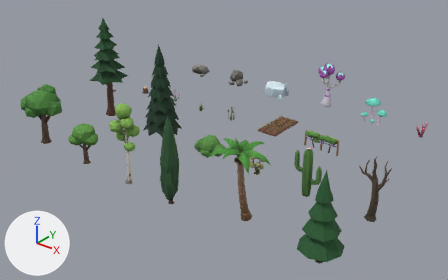
The Blender file assets/blender/kit/plants.blend, before and after one commit.
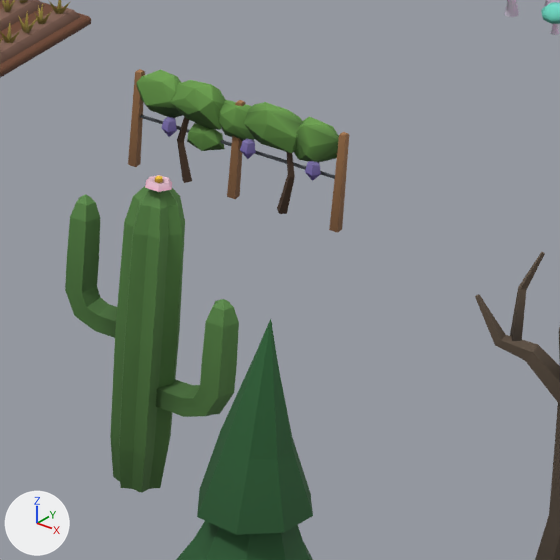
The first picture shows the older version from a 50 mm camera at (18.3, -11.12, 9.77) aimed at (6.19, 4.03, 0.38). The close-ups show the older and then the newer version on the part from 63% to 83% of the width and 43% to 74% of the height of that picture. Only the edits that show in the close-ups are written down. Lighting does not change. The marker at lower left points along +X, +Y and +Z.

Names of what the first close-up shows: 'bio-shroom', 'cactus', 'crop', 'dead-tree', 'pine', 'vine'.
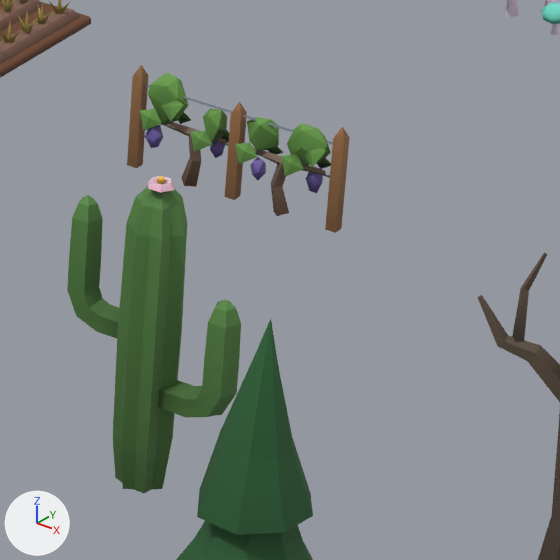
Changed parts and their boxes (x1, y1, x2, y2) in the close-ups (560 x 560 px):
'cactus', moved: before (65, 175, 239, 493); after (67, 176, 241, 494)
'vine', reshaped, moved: before (128, 69, 349, 233); after (127, 65, 350, 233)
'dead-tree', moved: before (475, 252, 560, 560); after (478, 253, 560, 560)
part 1 of me_vine, rebuilt: before (128, 92, 140, 167); after (127, 77, 142, 162)
part 2 of me_vine, rebuilt (14% wider): before (128, 72, 141, 160); after (127, 84, 142, 168)
part 3 of me_vine, rebuilt: before (136, 101, 143, 167); after (137, 76, 148, 162)
part 4 of me_vine, rebuilt (20% wider): before (136, 72, 145, 158); after (137, 83, 148, 168)
part 5 of me_vine, rebuilt: before (227, 138, 239, 199); after (225, 114, 241, 192)
part 6 of me_vine, rebuilt (6% wider, 9% shorter): before (227, 103, 242, 193); after (225, 118, 241, 200)
part 7 of me_vine, rebuilt: before (235, 141, 242, 199); after (235, 113, 247, 193)
part 8 of me_vine, rebuilt (18% wider, 8% shorter): before (235, 103, 245, 194); after (235, 115, 247, 199)
part 9 of me_vine, deleted (green): before (136, 69, 349, 233)
part 10 of me_vine, reshaped: before (237, 100, 244, 103); after (133, 65, 350, 233)

The change in detail:
me_vine is used by ob_vine; location (8.84, 6.13, 0.0).
me_vine had 1194 vertices, 398 faces and spanned x -0.665..0.665, y -0.106..0.091, z -0.006..0.632.
me_vine now has 1188 vertices, 396 faces and spans x -0.662..0.662, y -0.103..0.103, z -0.012..0.62.
me_vine part 1: the loose piece of 3 vertices spanning x -0.665..-0.615, y -0.025..-0.02, z 0.0..0.572 is rebuilt with 3 vertices and now spans x -0.662..-0.598, y -0.032, z 0.0..0.55.
me_vine part 2: the loose piece of 3 vertices spanning x -0.665..-0.62, y -0.025..-0.02, z 0.0..0.572 is rebuilt with 3 vertices and now spans x -0.662..-0.598, y -0.032, z 0.0..0.55.
me_vine part 3: the loose piece of 3 vertices spanning x -0.62..-0.615, y -0.025..0.025, z 0.0..0.572 is rebuilt with 3 vertices and now spans x -0.598, y -0.032..0.032, z 0.0..0.55.
me_vine part 4: the loose piece of 3 vertices spanning x -0.62..-0.615, y -0.025..0.02, z 0.0..0.572 is rebuilt with 3 vertices and now spans x -0.598, y -0.032..0.032, z 0.0..0.55.
me_vine part 5: the loose piece of 3 vertices spanning x -0.025..0.025, y -0.025..-0.02, z 0.0..0.572 is rebuilt with 3 vertices and now spans x -0.032..0.032, y -0.032, z 0.0..0.51.
me_vine part 6: the loose piece of 3 vertices spanning x -0.025..0.02, y -0.025..-0.02, z 0.0..0.572 is rebuilt with 3 vertices and now spans x -0.032..0.032, y -0.032, z 0.0..0.51.
me_vine part 7: the loose piece of 3 vertices spanning x 0.02..0.025, y -0.025..0.025, z 0.0..0.572 is rebuilt with 3 vertices and now spans x 0.032, y -0.032..0.032, z 0.0..0.51.
me_vine part 8: the loose piece of 3 vertices spanning x 0.02..0.025, y -0.025..0.02, z 0.0..0.572 is rebuilt with 3 vertices and now spans x 0.032, y -0.032..0.032, z 0.0..0.51.
me_vine part 9: 376 loose pieces with 1128 vertices, spanning x -0.665..0.665, y -0.106..0.091, z -0.006..0.632, are deleted.
me_vine part 10: 6 vertices removed from x -0.014..0.014, y -0.014..0.014, z 0.58; 1128 vertices added at x -0.662..0.662, y -0.103..0.103, z -0.012..0.62.
Other edits to the shape of me_vine do not show in these pictures.
Object 'cactus' (ob_cactus) moves from (10.046, 3.209, 0.0) to (10.059, 3.209, 0.0).
Object 'dead-tree' (ob_dead_tree) moves from (12.164, 3.255, 0.0) to (12.176, 3.255, 0.0).
Object 'vine' (ob_vine) moves from (8.84, 6.13, 0.0) to (8.836, 6.127, 0.0).
